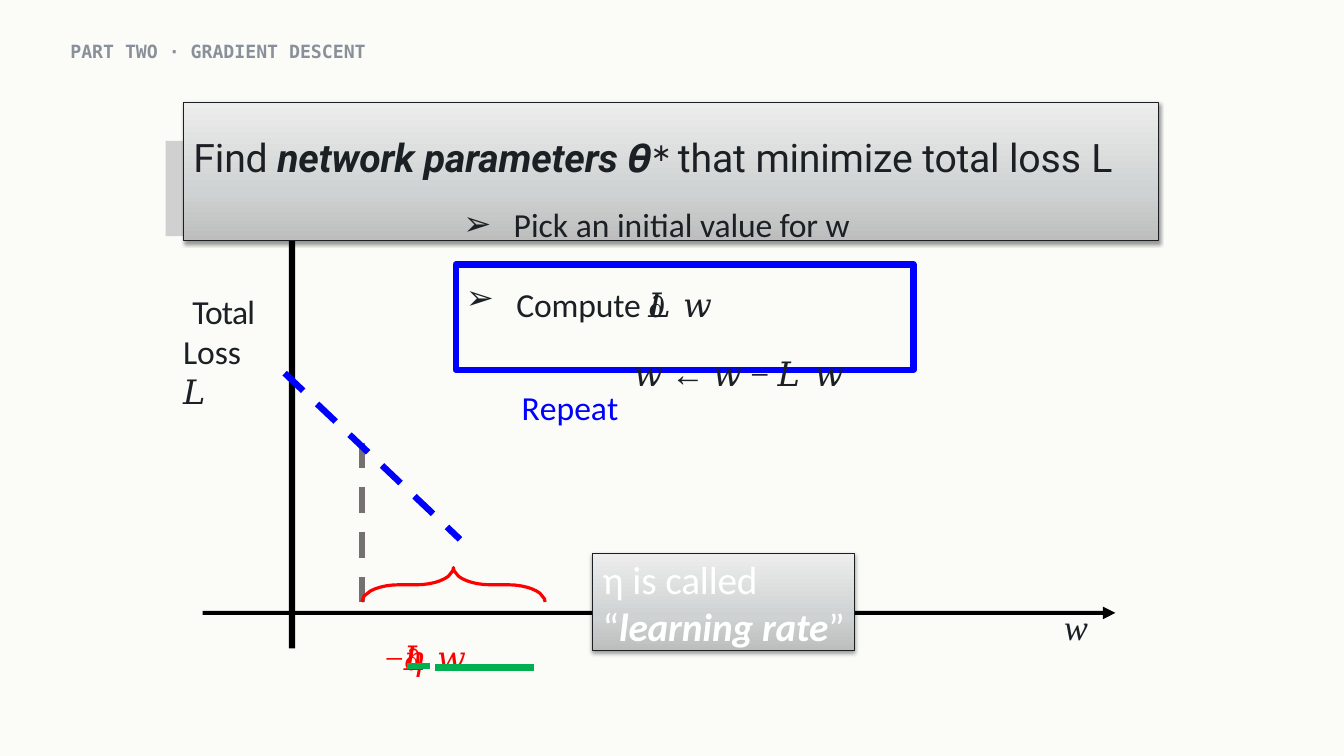
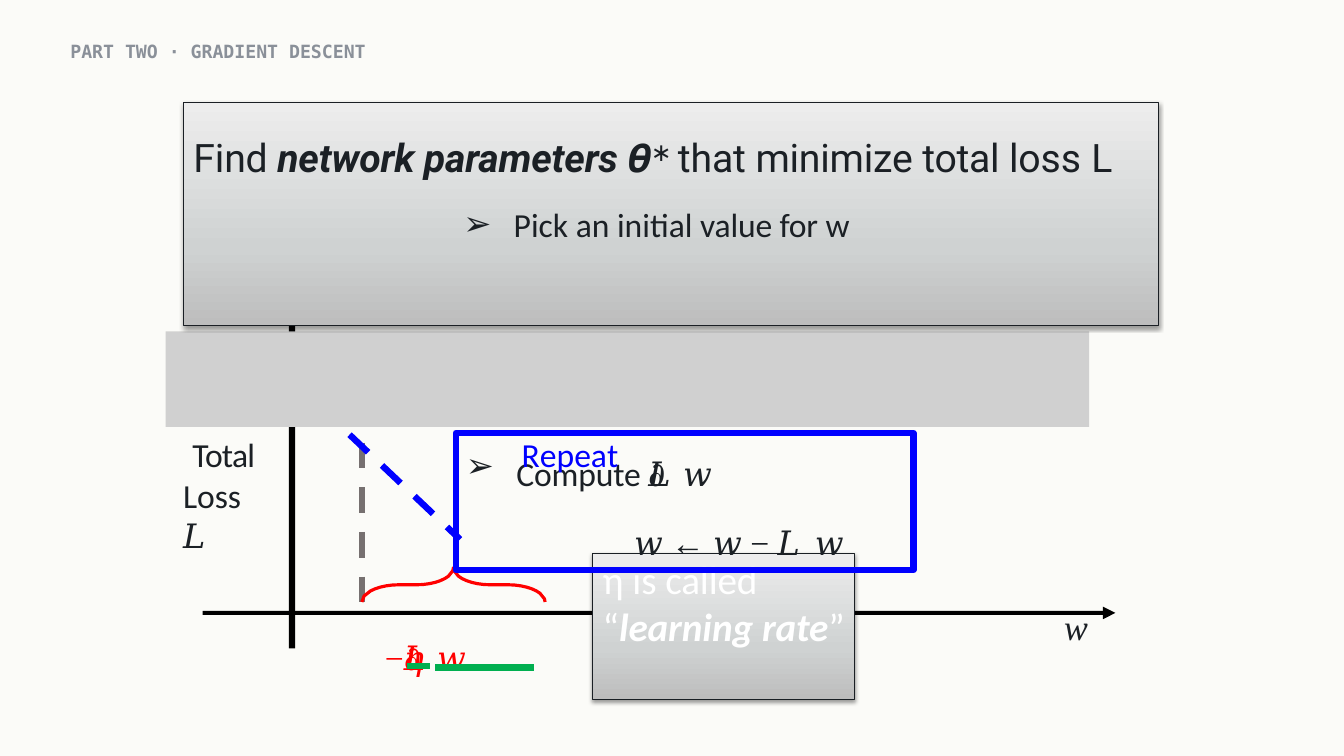
Before and after one commit to indigobio/msacl_dl_course, a slide deck: slide 7 of slides/pptx/lecture02_training.pptx. Drawn at 1344x756 pixels with LibreOffice and Linux fonts; fonts in the diff are those of the drawing; grey boxes stand for pictures; background and template pictures are left out. Boxes give left, top, right and bottom in pixels: in the first picture for what was removed or moved away, otherwise in the second. Text is boxed around its words. In the diff, an @@ line names an element or a change of style, - is before the commit and + after.

Commit message:
no-mistakes(review): replace borrowed slide images, fix deck geometry and typos

```diff
--- a/slides/pptx/lecture02_training.pptx
+++ b/slides/pptx/lecture02_training.pptx
@@ rectangle "Find network parameters 𝜽∗ that ...": place and size @@
-rectangle "Find network parameters 𝜽∗ that ..." at bbox=[184, 102, 1158, 241]
+rectangle "Find network parameters 𝜽∗ that ..." at bbox=[184, 102, 1158, 326]
@@ picture: place and size @@
-picture at bbox=[165, 141, 1089, 237]
+picture at bbox=[165, 332, 1089, 427]
@@ text "Total Loss 𝐿": place and size @@
-text "Total Loss 𝐿" at bbox=[183, 300, 255, 404]
+text "Total Loss 𝐿" at bbox=[183, 443, 255, 548]
@@ rectangle "Compute 𝜕𝐿 𝜕𝑤": place and size @@
-rectangle "Compute 𝜕𝐿 𝜕𝑤" at bbox=[456, 264, 913, 370]
+rectangle "Compute 𝜕𝐿 𝜕𝑤" at bbox=[456, 434, 913, 571]
@@ text "Repeat": place and size @@
-text "Repeat" at bbox=[522, 398, 619, 426]
+text "Repeat" at bbox=[522, 445, 619, 476]
@@ rectangle "η is called “learning rate”": place and size @@
-rectangle "η is called “learning rate”" at bbox=[593, 554, 855, 650]
+rectangle "η is called “learning rate”" at bbox=[593, 554, 855, 700]
```
Also in this commit, not shown: 7 other slides changed, 15 other files.
